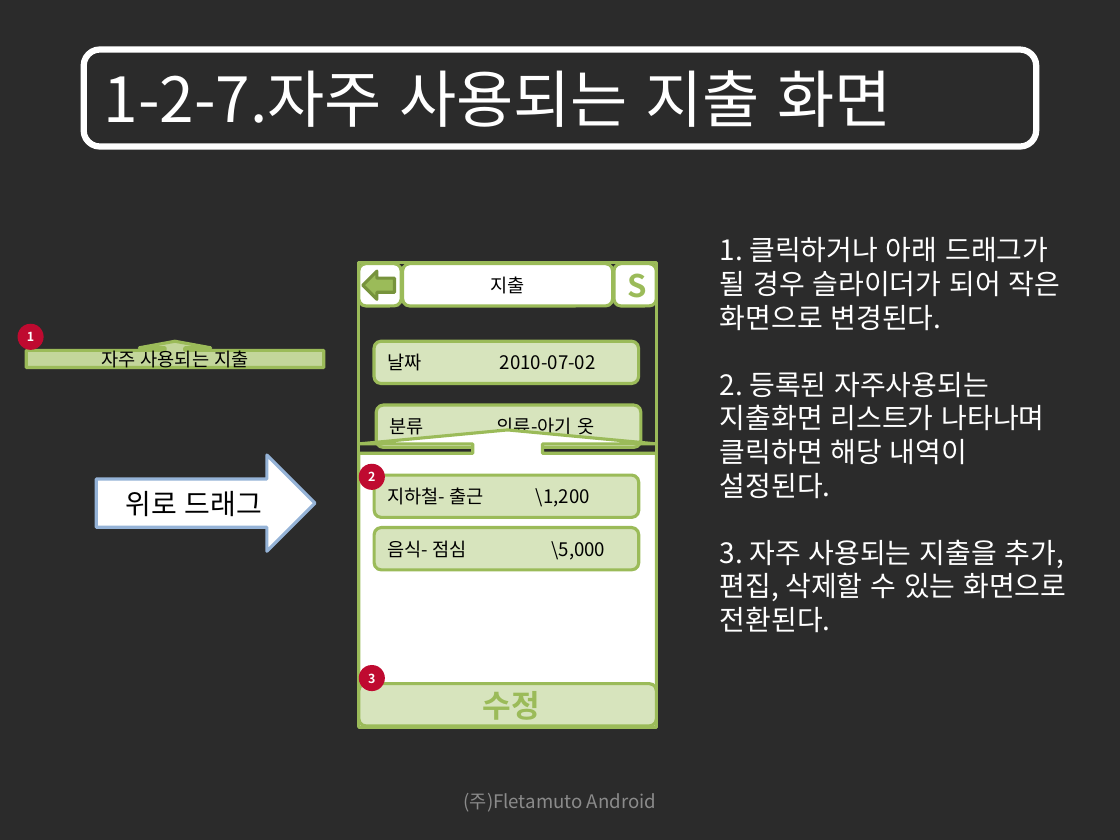
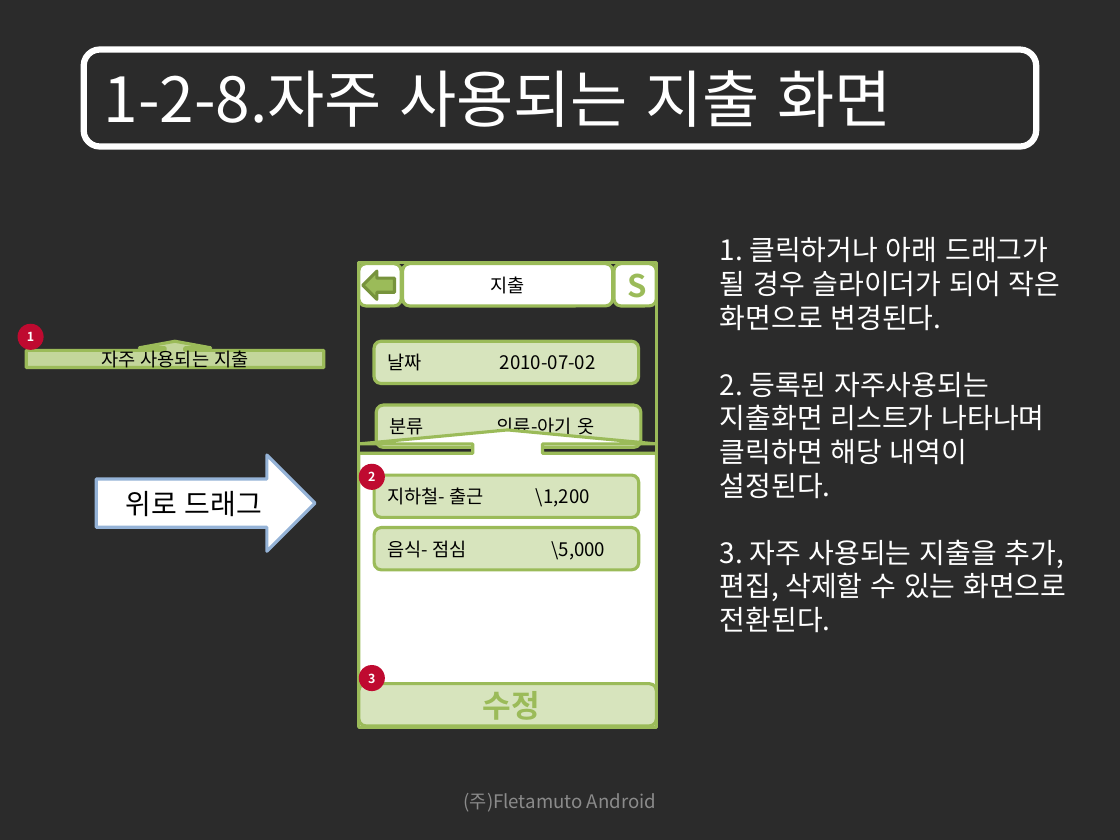
Before and after one commit to limjunghoon/fmfinance, a slide deck: slide 21 of trunk/DOC/GUI/재테크를 위한 어플리케이션 GUI_100906_V1.1.pptx (slide 19 before the commit). Drawn at 1120x840 pixels with LibreOffice and Linux fonts; fonts in the diff are those of the drawing; background and template pictures are left out; a plain dark background stands for a picture behind light text. Boxes give left, top, right and bottom in pixels: in the first picture for what was removed or moved away, otherwise in the second. Text is boxed around its words. In the diff, an @@ line names an element or a change of style, - is before the commit and + after.

```diff
--- a/trunk/DOC/GUI/재테크를 위한 어플리케이션 GUI_100906_V1.1.pptx
+++ b/trunk/DOC/GUI/재테크를 위한 어플리케이션 GUI_100906_V1.1.pptx
@@ title at box(104, 70, 891, 127): text changed @@
-1-2-7.자주 사용되는 지출 화면
+1-2-8.자주 사용되는 지출 화면
```
Also in this commit, not shown: 23 other slides changed, 4 slides added, 6 slides removed.
